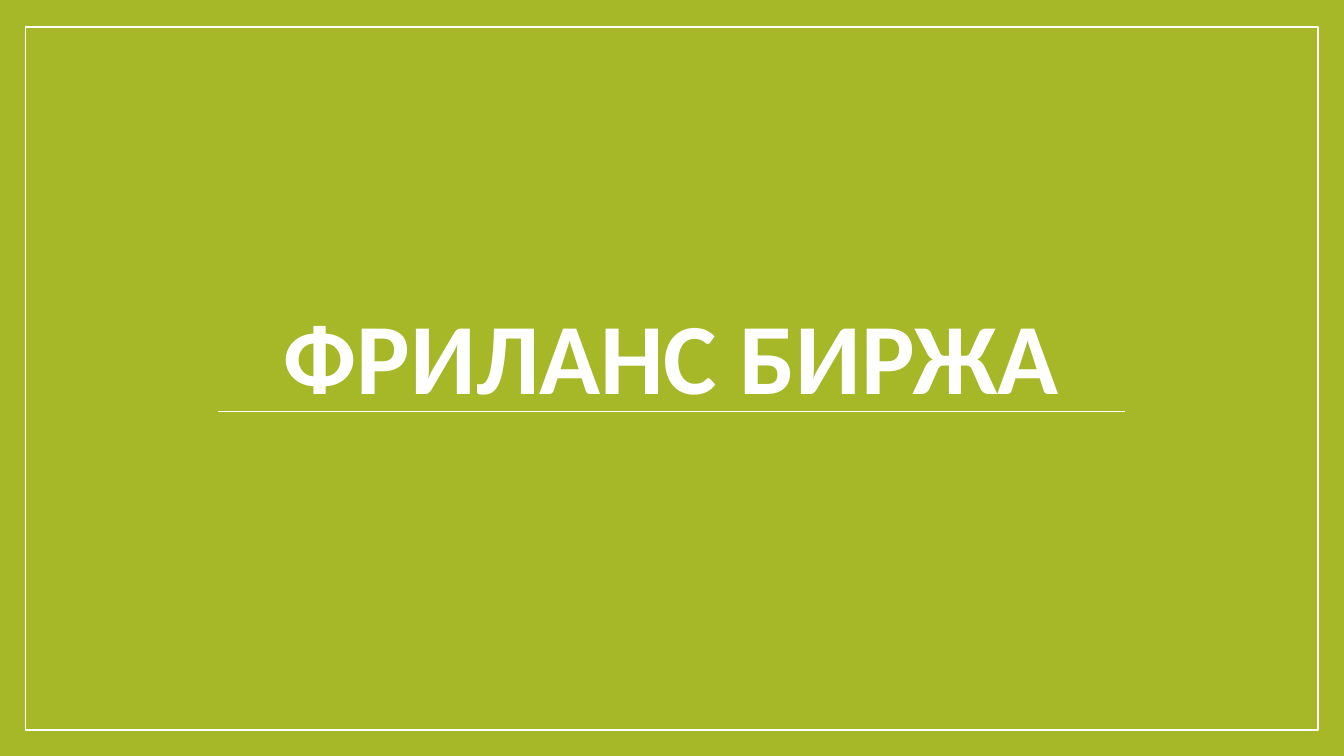
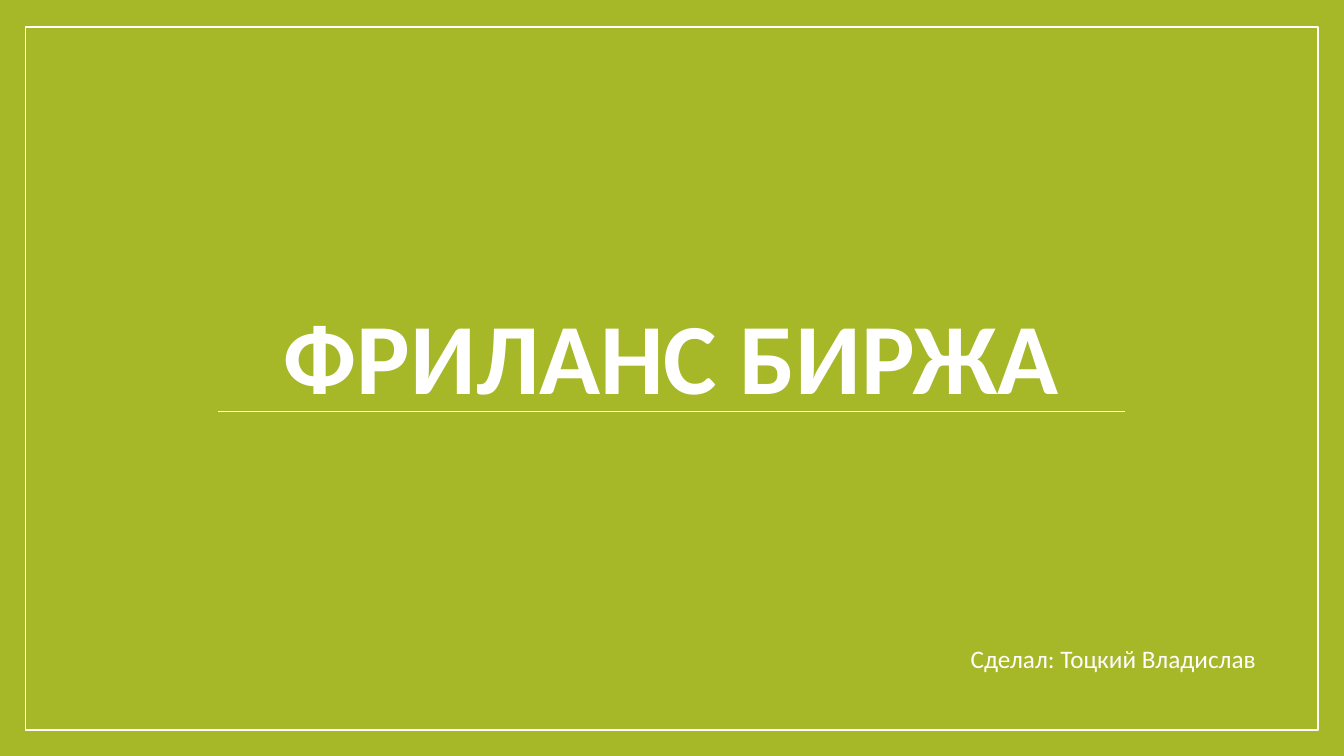
Before and after one commit to wh1tedead1/telegram-project, a slide deck: slide 1 of Фриланс биржа.pptx. Drawn at 1344x756 pixels with LibreOffice and Linux fonts; fonts in the diff are those of the drawing. Boxes give left, top, right and bottom in pixels: in the first picture for what was removed or moved away, otherwise in the second. Text is boxed around its words. In the diff, an @@ line names an element or a change of style, - is before the commit and + after.

```diff
--- a/Фриланс биржа.pptx
+++ b/Фриланс биржа.pptx
@@ text added at [971, 651, 1256, 672], 18 pt, text #FFFFFF @@
+Сделал: Тоцкий Владислав
```
Also in this commit, not shown: 3 other slides changed, 1 slide added.
